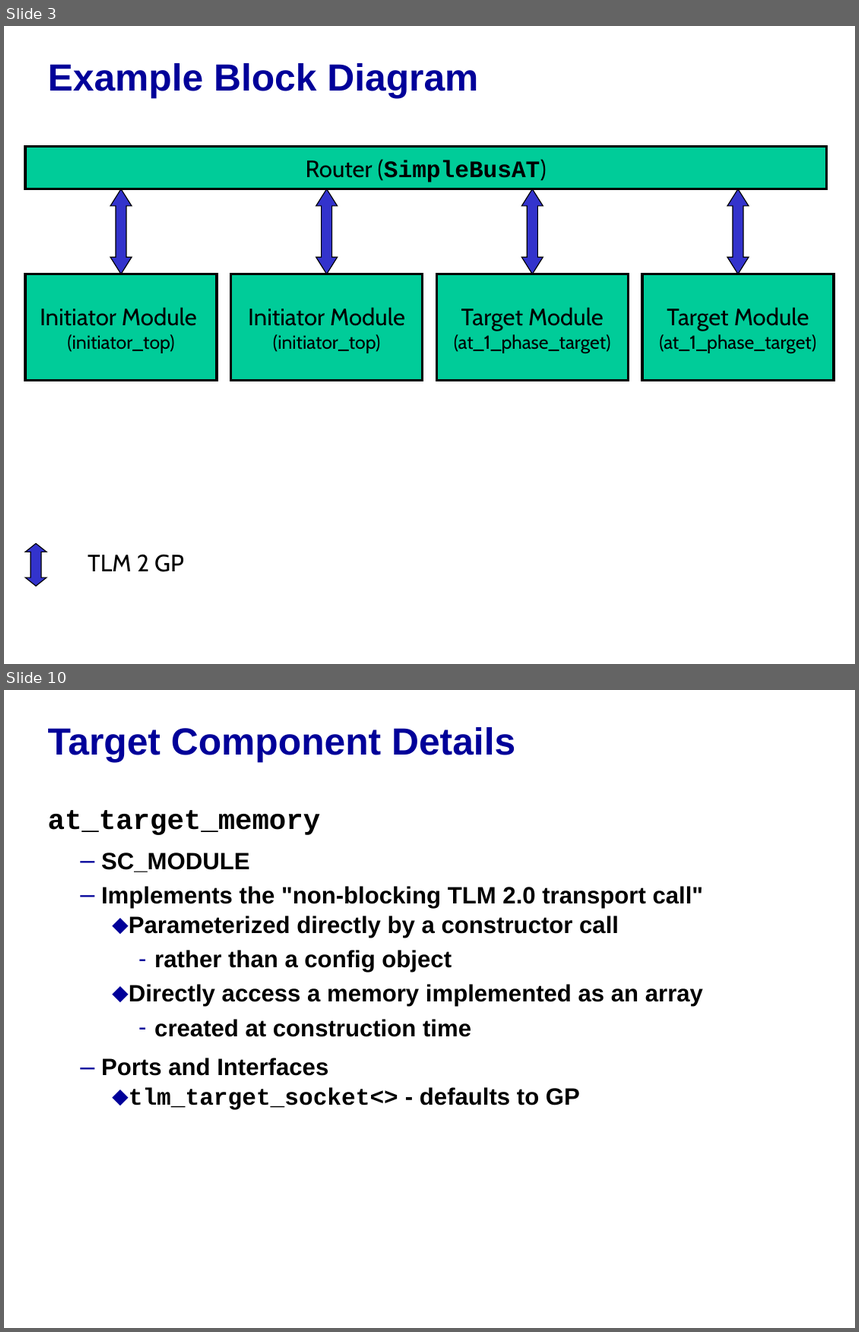
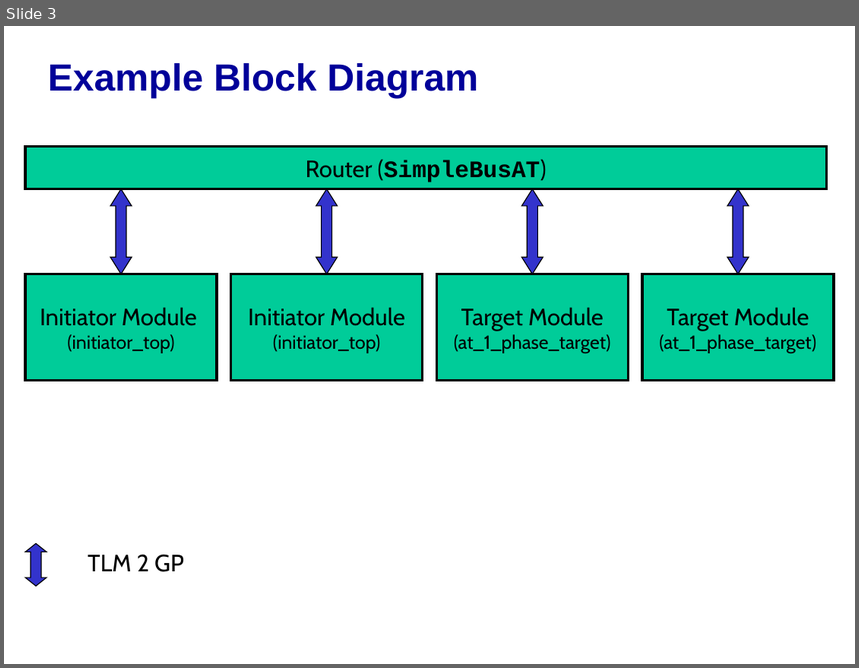
Before and after one commit to accellera-official/systemc, a slide deck: examples/tlm/at_1_phase/docs/at_1_phase_example_system.ppt. Shown one above the other, each under a label of ours: slides 3 and 10 before the commit, slide 3 after it; the slides between them are not shown. The pictures are 859x1332 and 859x668 pixels, drawn with LibreOffice and Linux fonts; fonts in the diff are those of the drawing; background and template pictures are left out. Boxes give left, top, right and bottom in pixels: in the first picture for what was removed or moved away, otherwise in the second. Text is boxed around its words. In the diff, an @@ line names an element or a change of style, - is before the commit and + after.

```diff
--- a/examples/tlm/at_1_phase/docs/at_1_phase_example_system.ppt
+++ b/examples/tlm/at_1_phase/docs/at_1_phase_example_system.ppt
@@ slide 10 removed at <box>4,690,855,1328</box>, background picture (left out) @@
@@ title removed at <box>48,727,515,762</box> @@
-Target Component Details
@@ text removed at <box>48,810,704,1110</box> @@
-at_target_memory
-  – SC_MODULE
-  – Implements the "non-blocking TLM 2.0 transport call"
-    ⬥ Parameterized directly by a constructor call
-      – rather than a config object
-    ⬥ Directly access a memory implemented as an array
-      – created at construction time
-  – Ports and Interfaces
-    ⬥ tlm_target_socket<> - defaults to GP
```
Also in this commit, not shown: 7 slides changed, 1 slide added, 2 other slides removed.
